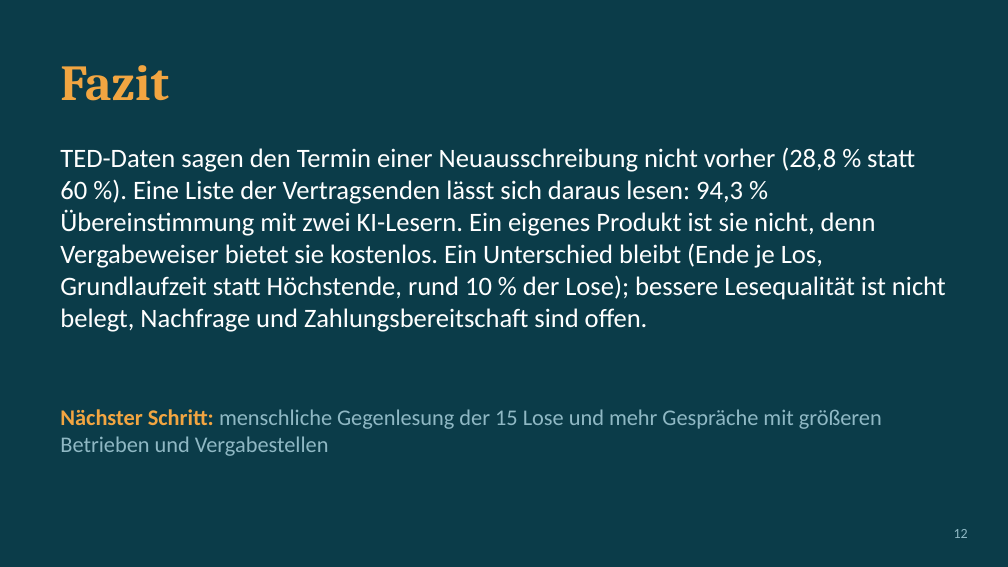
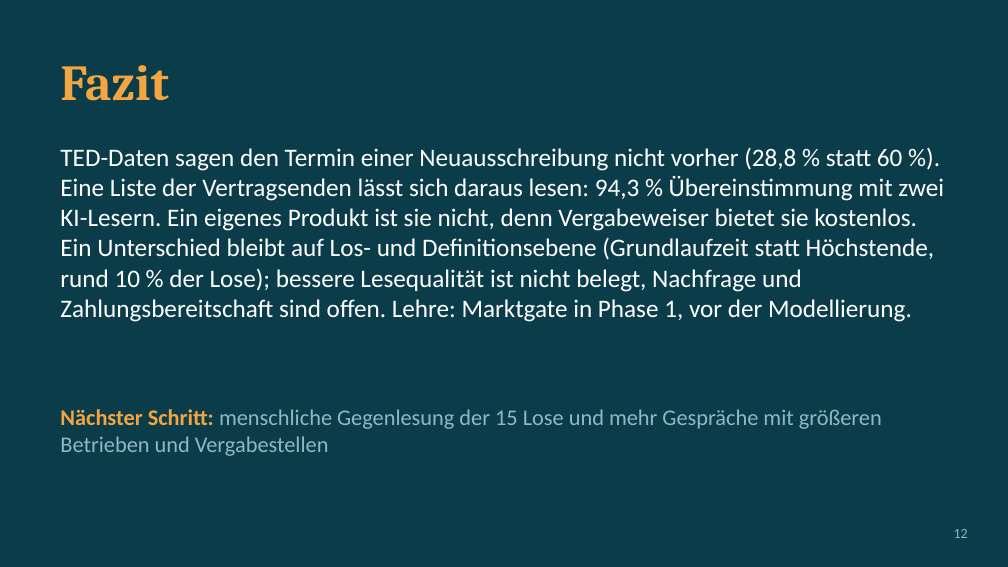
Before and after one commit to ludwigrichthammer9-web/vergabe_radar, a slide deck: slide 12 of docs/vortrag/vortrag_vergabe_radar.pptx. Drawn at 1008x567 pixels with LibreOffice and Linux fonts; fonts in the diff are those of the drawing. Boxes give left, top, right and bottom in pixels: in the first picture for what was removed or moved away, otherwise in the second. Text is boxed around its words. In the diff, an @@ line names an element or a change of style, - is before the commit and + after.

```diff
--- a/docs/vortrag/vortrag_vergabe_radar.pptx
+++ b/docs/vortrag/vortrag_vergabe_radar.pptx
@@ text at (60, 147, 944, 322): text changed; size 19 to 18 pt @@
-TED-Daten sagen den Termin einer Neuausschreibung nicht vorher (28,8 % statt 60 %). Eine Liste der Vertragsenden lässt sich daraus lesen: 94,3 % Übereinstimmung mit zwei KI-Lesern. Ein eigenes Produkt ist sie nicht, denn Vergabeweiser bietet sie kostenlos. Ein Unterschied bleibt (Ende je Los, Grundlaufzeit statt Höchstende, rund 10 % der Lose); bessere Lesequalität ist nicht belegt, Nachfrage und Zahlungsbereitschaft sind offen.
+TED-Daten sagen den Termin einer Neuausschreibung nicht vorher (28,8 % statt 60 %). Eine Liste der Vertragsenden lässt sich daraus lesen: 94,3 % Übereinstimmung mit zwei KI-Lesern. Ein eigenes Produkt ist sie nicht, denn Vergabeweiser bietet sie kostenlos. Ein Unterschied bleibt auf Los- und Definitionsebene (Grundlaufzeit statt Höchstende, rund 10 % der Lose); bessere Lesequalität ist nicht belegt, Nachfrage und Zahlungsbereitschaft sind offen. Lehre: Marktgate in Phase 1, vor der Modellierung.
```
Also in this commit, not shown: 7 other slides changed, 3 slides added, 3 slides removed, 1 other file.
